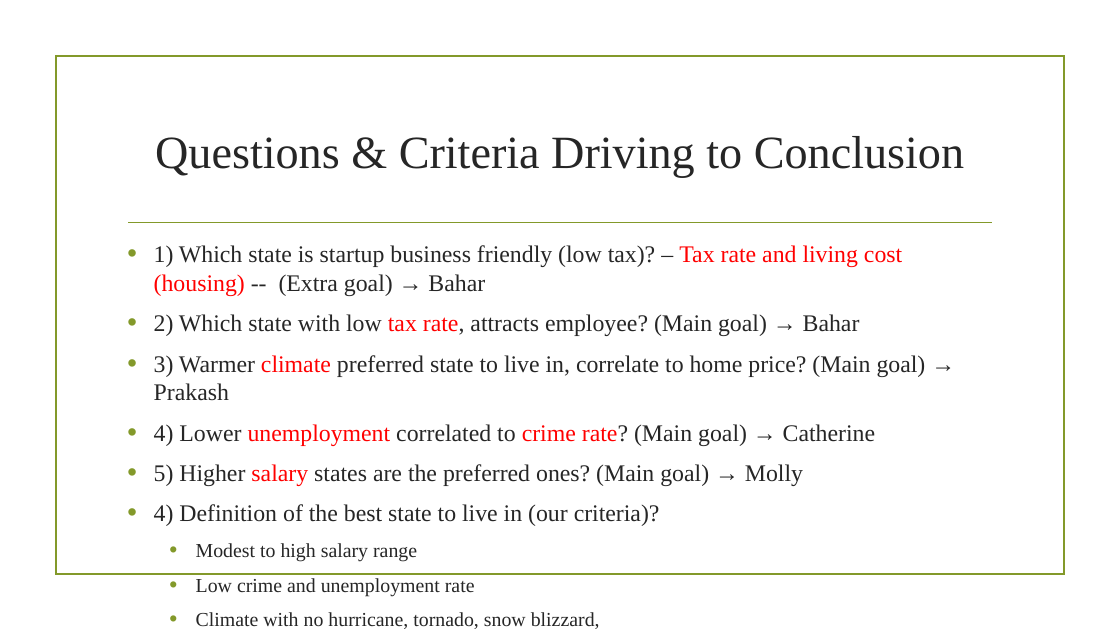
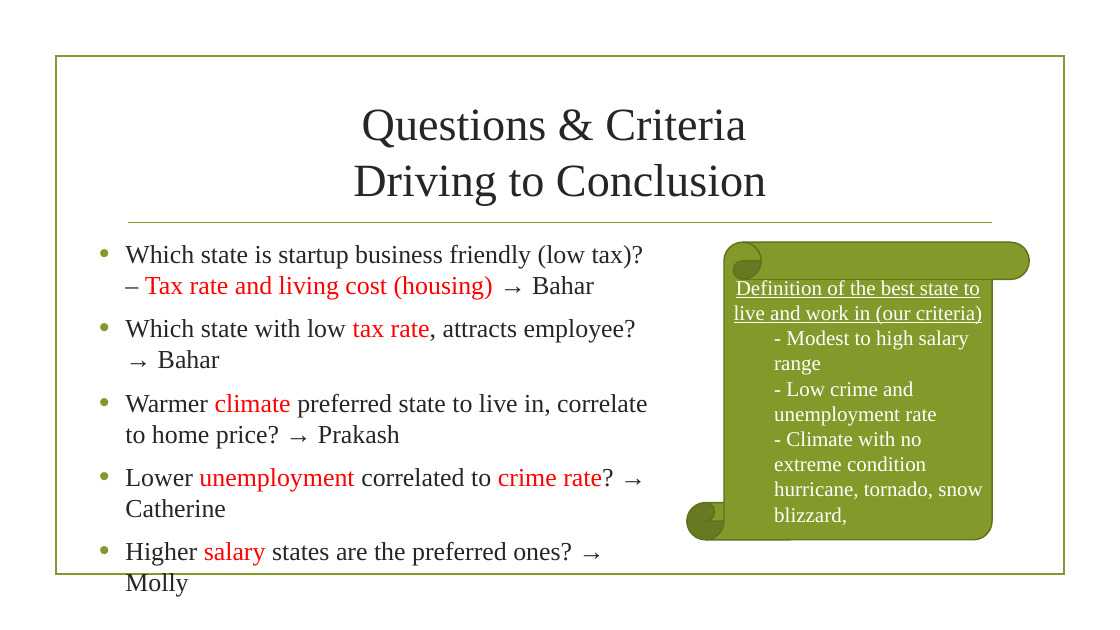
Before and after one commit to prakashbalasubramaniam/The_Incredible_Quad, a slide deck: slide 8 of Working_Presentation.pptx. Drawn at 1120x630 pixels with LibreOffice and Linux fonts; fonts in the diff are those of the drawing; background and template pictures are left out. Boxes give left, top, right and bottom in pixels: in the first picture for what was removed or moved away, otherwise in the second. Text is boxed around its words. In the diff, an @@ line names an element or a change of style, - is before the commit and + after.

Commit message:
Update Working_Presentation climate

```diff
--- a/Working_Presentation.pptx
+++ b/Working_Presentation.pptx
@@ title "Questions & Criteria Driving to ..." rewrapped from (155, 136, 964, 177) to (353, 109, 766, 205) @@
@@ text at (125, 245, 647, 566): text changed; size 20.4 to 22.2 pt @@
-• 1) Which state is startup business friendly (low tax)? – Tax rate and living cost (housing) -- (Extra goal) → Bahar
-• 2) Which state with low tax rate, attracts employee? (Main goal) → Bahar
-• 3) Warmer climate preferred state to live in, correlate to home price? (Main goal) → Prakash
-• 4) Lower unemployment correlated to crime rate? (Main goal) → Catherine
-• 5) Higher salary states are the preferred ones? (Main goal) → Molly
-• 4) Definition of the best state to live in (our criteria)?
-  • Modest to high salary range
-  • Low crime and unemployment rate
-  • Climate with no hurricane, tornado, snow blizzard,
+• Which state is startup business friendly (low tax)? – Tax rate and living cost (housing) → Bahar
+• Which state with low tax rate, attracts employee? → Bahar
+• Warmer climate preferred state to live in, correlate to home price? → Prakash
+• Lower unemployment correlated to crime rate? → Catherine
+• Higher salary states are the preferred ones? → Molly
@@ vertical scroll added at (687, 242, 1030, 539), fill #83992A, outline #61711F 1.25 pt, 18 pt, text #FFFFFF @@
+Definition of the best state to live and work in (our criteria)
+  - Modest to high salary range
+  - Low crime and unemployment rate
+  - Climate with no extreme condition hurricane, tornado, snow blizzard,
```
Also in this commit, not shown: 11 other slides changed, 2 slides added.
